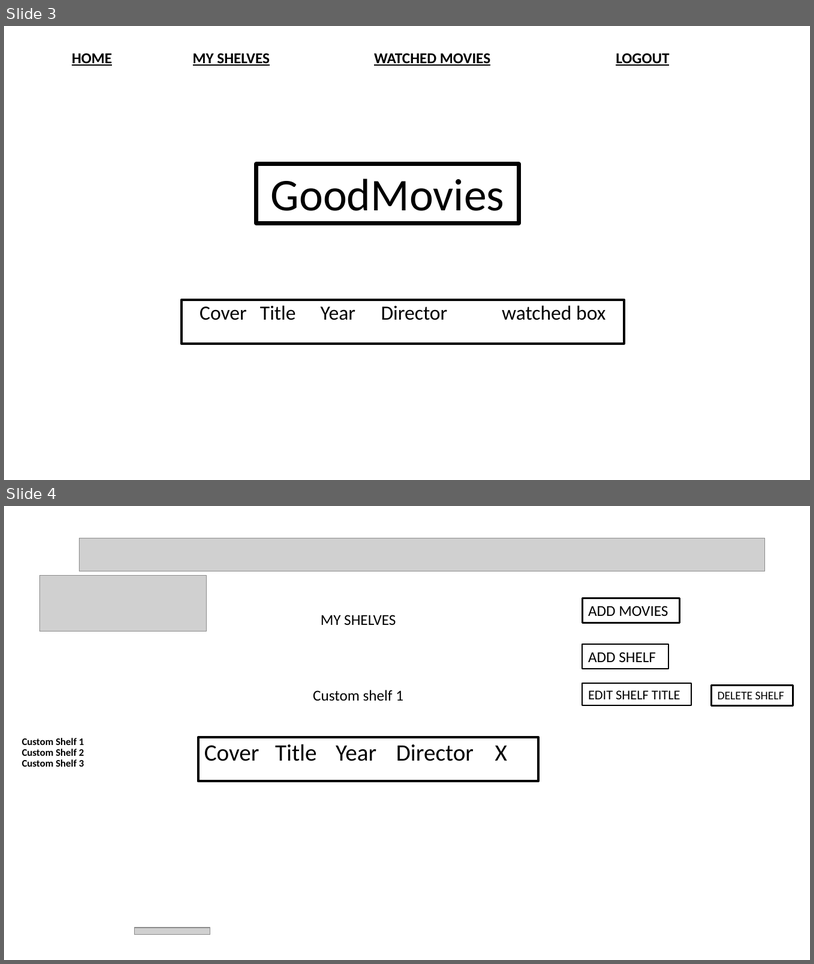
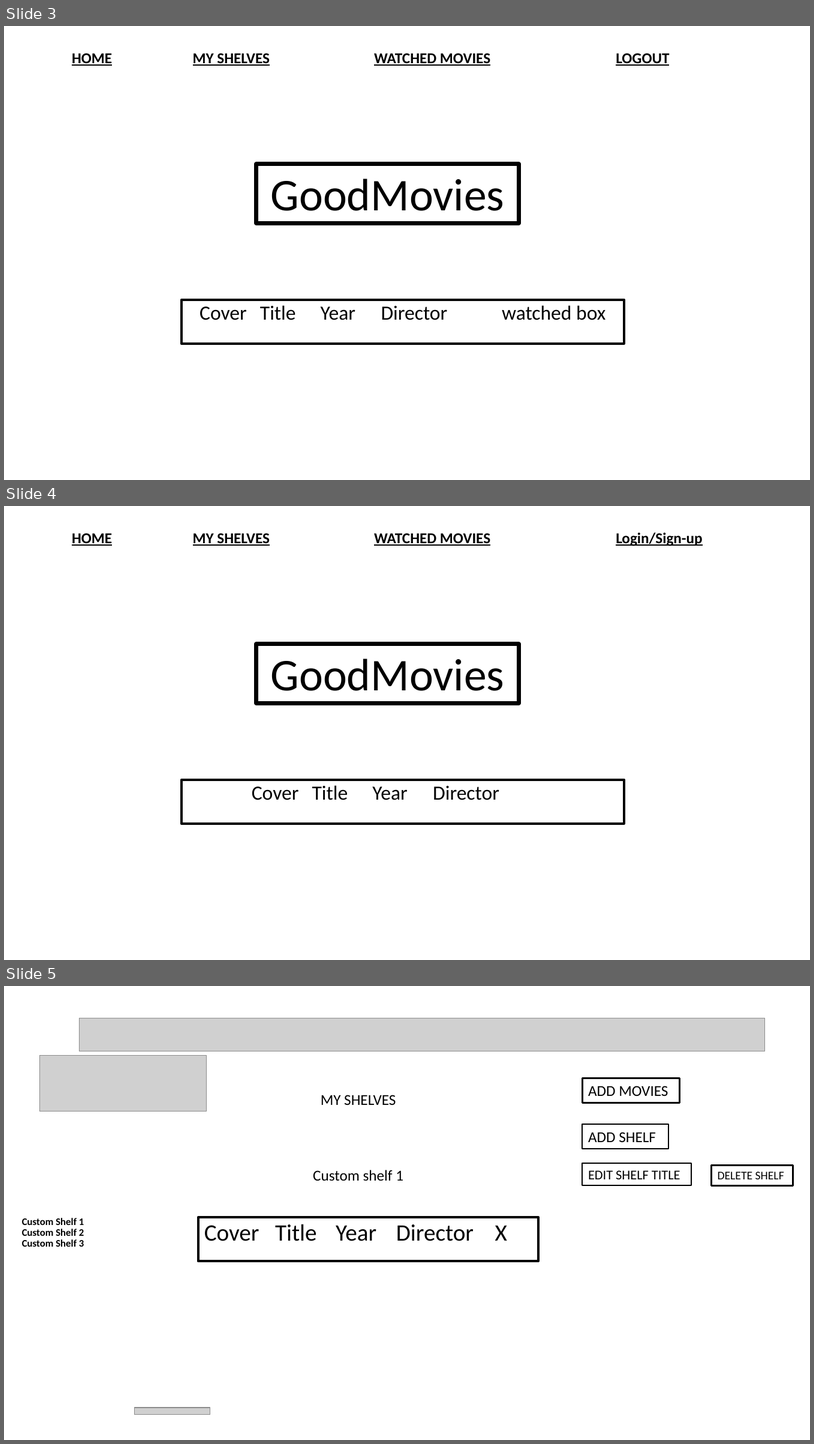
Before and after one commit to BrandonCope/g13_goodMovies, a slide deck: goodMoviesWireframe.pptx. Shown one above the other, each under a label of ours: slides 3 and 4 before the commit, slides 3, 4 and 5 after it. The pictures are 814x964 and 814x1444 pixels, drawn with LibreOffice and Linux fonts; fonts in the diff are those of the drawing; grey boxes stand for pictures. Boxes give left, top, right and bottom in pixels: in the first picture for what was removed or moved away, otherwise in the second. Text is boxed around its words. In the diff, an @@ line names an element or a change of style, - is before the commit and + after.

```diff
--- a/goodMoviesWireframe.pptx
+++ b/goodMoviesWireframe.pptx
@@ slide 4 added at [4,506,810,960], background #FFFFFF @@
@@ text added at [72,532,702,546], 18 pt, text #000000, bold, underline @@
+HOME MY SHELVES WATCHED MOVIES Login/Sign-up
@@ title added at [256,644,519,703], outline #000000 4.5 pt, 54 pt, text #000000 @@
+GoodMovies
@@ subtitle added at [182,780,624,823], outline #000000 3 pt, 24 pt, text #000000 @@
+Cover Title Year Director
@@ what was slide 4 is now slide 5 @@
```
Also in this commit, not shown: 2 slides changed.
